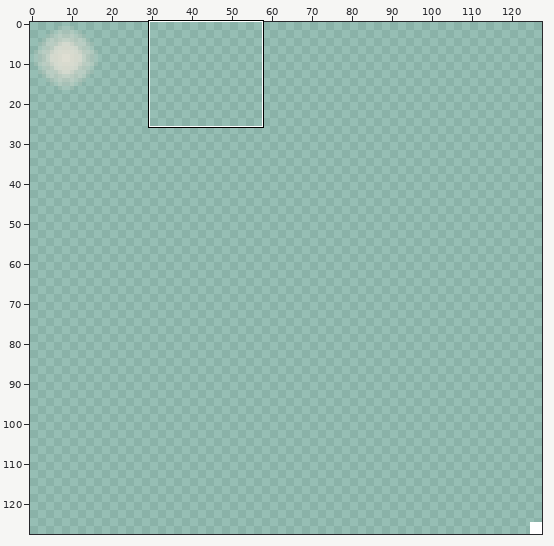
One commit to this pixel-art file: Assets/AngeliA Game/Artwork/Misc/Misc.ase. The picture above shows the old version from afar; the outline marks the close-up.
Close-up. Before the edit:
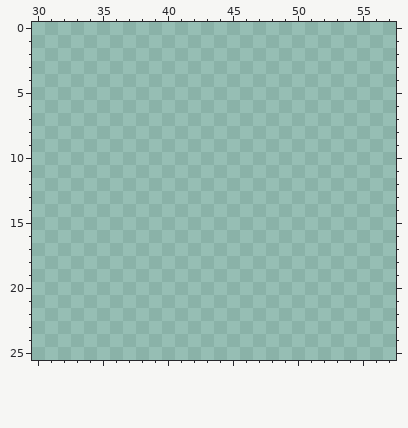
128x128 pixels, 1 frame. Shown: x 30..57, y 0..25. The old version is drawn lined up with the new one.
New version:
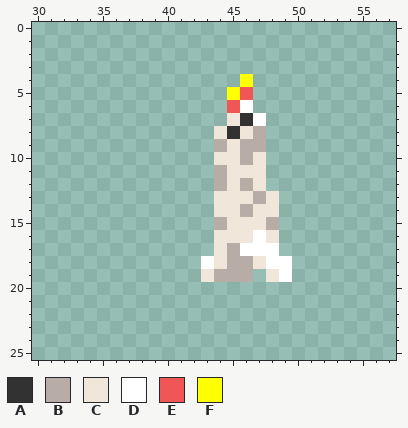
Palette (. is transparent): A #323232  B #b8aca7  C #f0e6da  D #ffffff  E #f05656  F #ffff00
The edit:
drawings rearranged on the sheet (the old picture shows each at its new place; 1 dropped ones are not shown)
Changed rows in their new state; - is an unchanged pixel.
first column x 43:
 4 ---F---
 5 --FE---
 6 --ED---
 7 --CAD--
 8 -CACB--
 9 -BCBB--
10 -CCBC--
11 -BCCC--
12 -BCBC--
13 -CCCBC-
14 -CCBCC-
15 -BCCCB-
16 -CCCDC-
17 -CBDDD-
18 DCBBCDD
19 CBBB-CD
Boxes around the changes in both close-ups, in picture pixels (x1, y1, x2, y2):
added: (201, 74, 292, 282)
